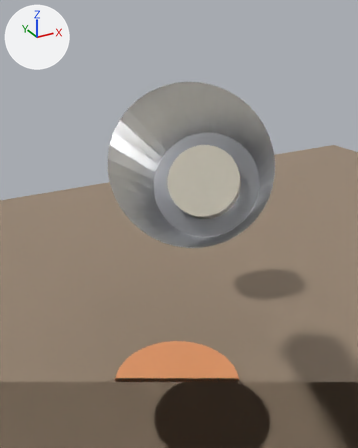
What one commit did to the Blender file tasks/cua/desk-lamp/solution/desk_lamp.blend.
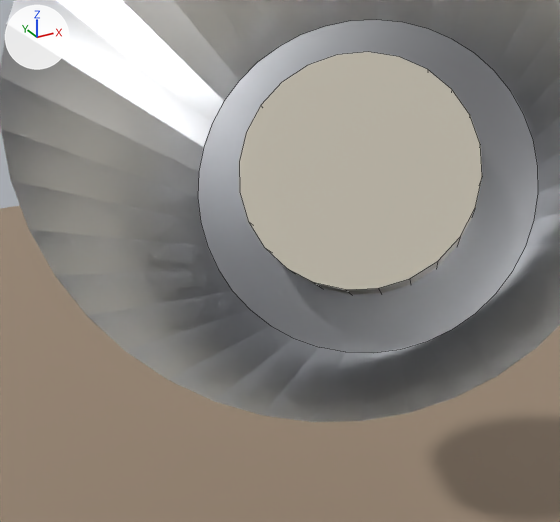
Each version is shown from a 50 mm camera at (0.2092, 0.1829, 0.1669) aimed at (0.3315, 0.4053, 0.0558), then close up from a 50 mm camera at (0.2746, 0.3008, 0.1172) aimed at (0.3336, 0.408, 0.0636). Every picture has the same lights, and +X, +Y and +Z are marked at upper left. The older version's two pictures come first. The close-ups show mesh edges as thin lines. Everything nearer to the camera than a plane just in front of the edit is cut away.

The older version as bpy lines, for what is in view:
```python
me_bulb = bpy.data.meshes.new('bulb')
me_bulb.from_pydata(...)  # a 24-sided cylinder along z spanning x -0.02..0.02, y -0.02..0.02, z 0.722..0.734
me_bulb.materials.append(mat_mat_bulb)  # pale yellow #fff7e5
me_desk = bpy.data.meshes.new('desk')
me_desk.from_pydata(...)  # 32 vertices, 30 faces; spans x -0.5..0.7, y -0.05..0.65, z -0.03..0.0
me_desk.materials.append(mat_mat_desk)  # brown #998673
me_shade = bpy.data.meshes.new('shade')
me_shade.from_pydata(...)  # a 40-sided cut cone along z (radius 0.052 at the low end, 0.03 at the high end) spanning x -0.052..0.052, y -0.052..0.052, z 0.642..0.732
me_shade.materials.append(mat_mat_steel)  # light grey #d7d8dd
ob_bulb = bpy.data.objects.new('bulb', me_bulb)
ob_bulb.parent = ob_joint_head
ob_bulb.matrix_parent_inverse = Matrix(((1.0, 0.0, 0.0, 0.0), (0.0, 1.0, 0.0, 0.0), (0.0, 0.0, 1.0, -0.642), (0.0, 0.0, 0.0, 1.0)))
ob_bulb.location = (0.0, 0.0, 0.0)
ob_desk = bpy.data.objects.new('desk', me_desk)
ob_desk.location = (0.0, 0.0, 0.0)
ob_shade = bpy.data.objects.new('shade', me_shade)
ob_shade.parent = ob_joint_head
ob_shade.matrix_parent_inverse = Matrix(((1.0, 0.0, 0.0, 0.0), (0.0, 1.0, 0.0, 0.0), (0.0, 0.0, 1.0, -0.642), (0.0, 0.0, 0.0, 1.0)))
ob_shade.location = (0.0, 0.0, 0.0)
```
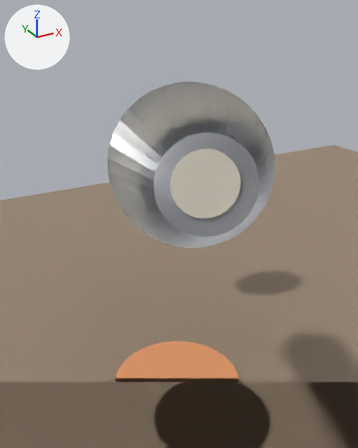
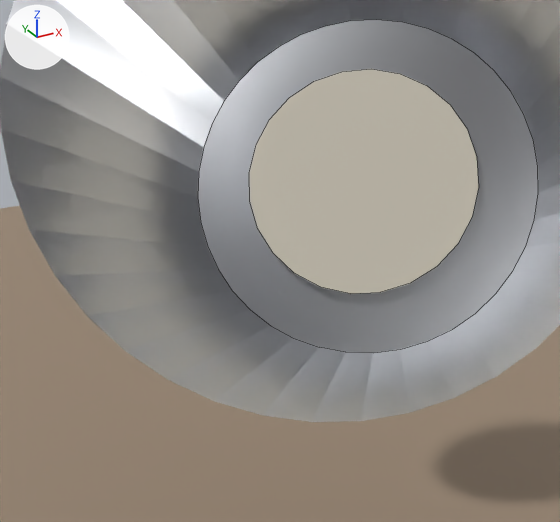
What the commit changed:
me_bulb is used by ob_bulb; parent ob_joint_head; location (0.0, 0.0, 0.0).
me_bulb had 48 vertices, 26 faces and spanned x -0.02..0.02, y -0.02..0.02, z 0.722..0.734.
me_bulb now has 24 vertices, 1 face and spans x -0.02..0.02, y -0.02..0.02, z 0.73.
me_bulb part 1: the whole mesh is rebuilt.

Where the change shows, as pixel boxes (x1, y1, x2, y2) in the close-ups (560 x 522 px):
'bulb', reshaped (7% shorter)
    before: (239, 52, 482, 295)
    after: (249, 69, 479, 294)
